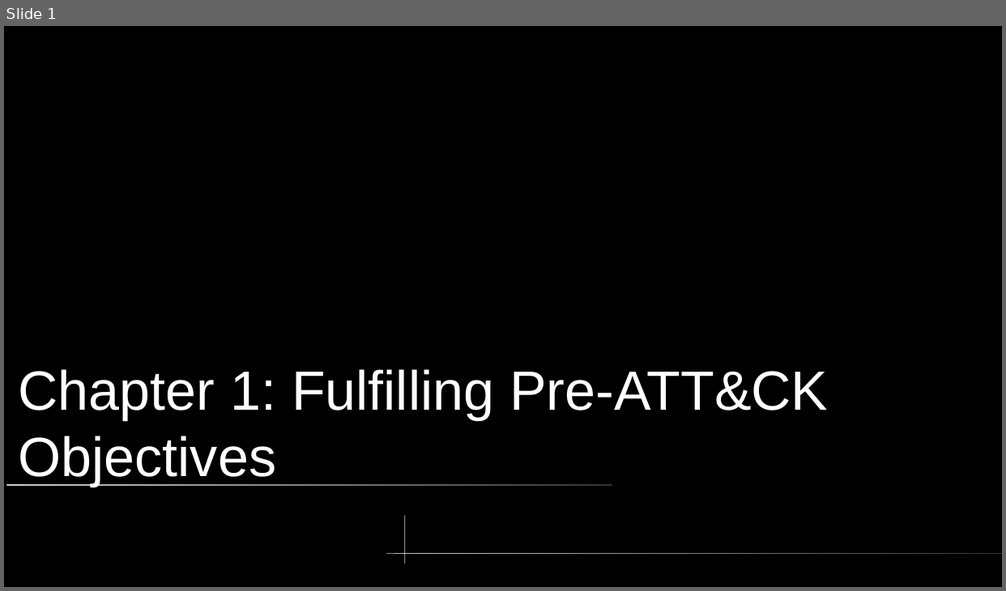
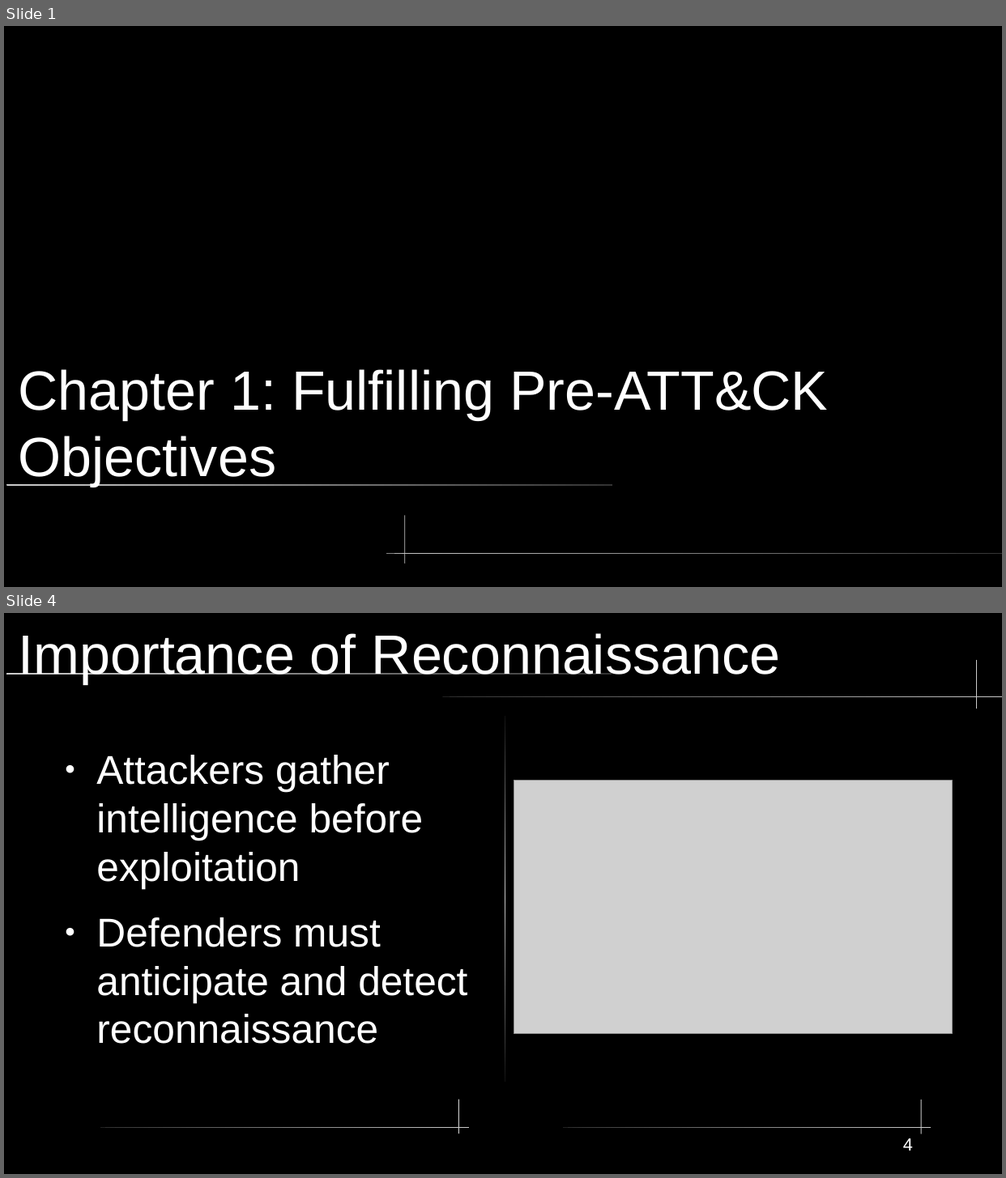
Before and after one commit to xXxSpicyBoiiixXx/COMPSFI-212, a slide deck: Cyber-Chapters/Chapter 1/Chapter1.odp. Shown one above the other, each under a label of ours: slide 1 before the commit, slides 1 and 4 after it; the slides between them are not shown. The pictures are 1006x591 and 1006x1178 pixels, drawn with LibreOffice and Linux fonts; fonts in the diff are those of the drawing; grey boxes stand for pictures. Boxes give left, top, right and bottom in pixels: in the first picture for what was removed or moved away, otherwise in the second. Text is boxed around its words. In the diff, an @@ line names an element or a change of style, - is before the commit and + after.

```diff
--- a/Cyber-Chapters/Chapter 1/Chapter1.odp
+++ b/Cyber-Chapters/Chapter 1/Chapter1.odp
@@ slide 4 added at bbox=[4, 613, 1002, 1174], background #000000 @@
@@ title added at bbox=[19, 633, 781, 684], 44 pt, text #FFFFFF @@
+Importance of Reconnaissance
@@ freeform shape added at bbox=[977, 660, 978, 709], fill #CCCCCC @@
@@ rounded rectangle added at bbox=[6, 673, 612, 675], fill gradient #CCCCCC to #333333 @@
@@ rounded rectangle added at bbox=[443, 696, 1002, 697], fill gradient #333333 to #CCCCCC @@
@@ freeform shape added at bbox=[505, 715, 505, 1082], fill gradient #111111 to #CCCCCC @@
@@ text added at bbox=[96, 755, 467, 1044], 32 pt, text #FFFFFF @@
+● Attackers gather intelligence before exploitation
+● Defenders must anticipate and detect reconnaissance
@@ picture added at bbox=[513, 781, 953, 1034] @@
@@ freeform shape added at bbox=[458, 1099, 459, 1134], fill #CCCCCC @@
@@ freeform shape added at bbox=[922, 1100, 923, 1135], fill #CCCCCC @@
@@ rounded rectangle added at bbox=[101, 1127, 470, 1128], fill gradient #333333 to #CCCCCC @@
@@ rounded rectangle added at bbox=[563, 1127, 931, 1128], fill gradient #333333 to #CCCCCC @@
@@ page number added at bbox=[903, 1139, 913, 1151], 14 pt, text #FFFFFF @@
+4
```
Also in this commit, not shown: 1 slide changed, 18 other slides added, 1 slide removed, 3 other files.
